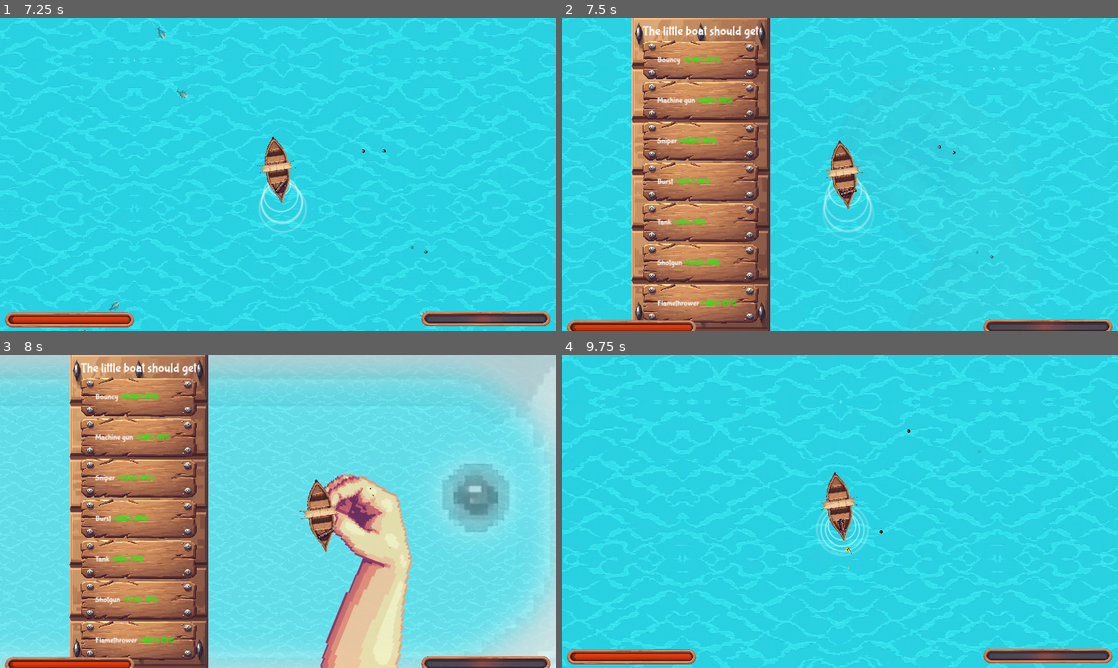
Above: before the commit, frames 1-4 (two rows, left to right).
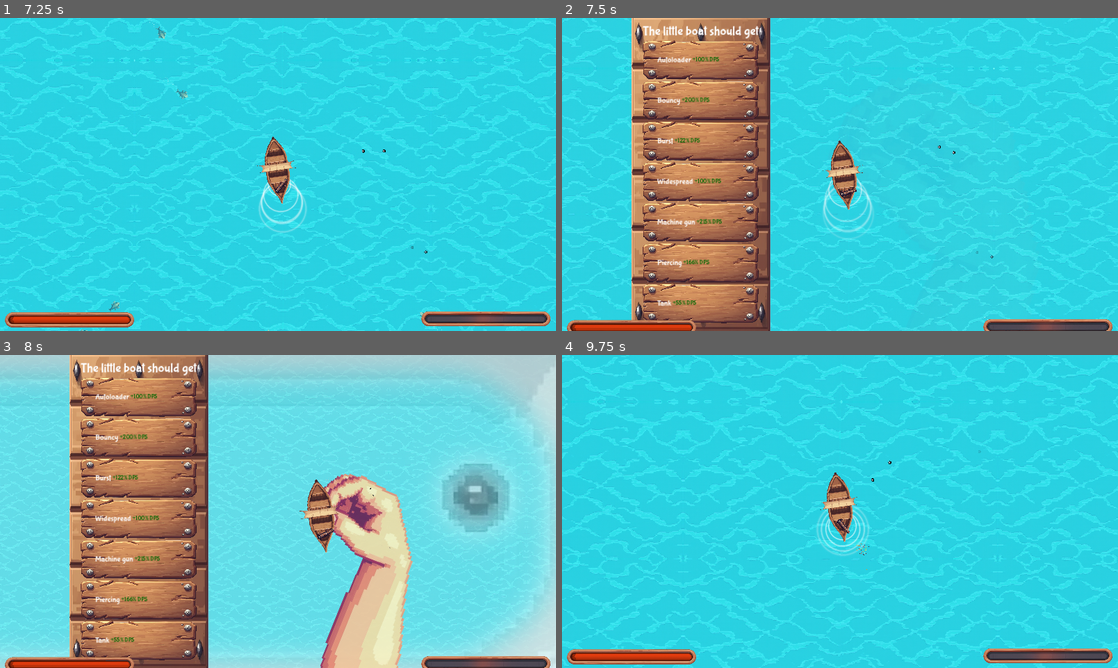
Above: after the commit, the same moments.

Repository: HephaistosForge/OceanDreamer
Game: Godot game, scene res://ui_scenes/main_menu/main_menu.tscn
Two runs of this game, one before a commit and one after it. Both use one fixed random seed, a clock stepped at 60 frames per second and the inputs below. The engine's default icon, where the game draws it, is replaced by a stand-in: a white triangle on a blue panel in a dark square. Sound files missing from this copy of the repository are replaced by a short silence.
Inputs (mouse positions are in pixels of both pictures, inside the frame that each line leads up to):
- Up to frame 1 (7.25 s): click "Play" at 0.5 s; move the mouse to (400, 158) at 1.27 s; hold D (turn_right) 1.28-2 s; hold Space (shoot) 1.28-2 s; click (400, 158) at 1.42 s; drag from (166, 190) to (383, 161) at 2.02 s; move the mouse to (333, 105) at 2.77 s; hold D (turn_right) 2.78-3.5 s; hold Space (shoot) 2.78-3.5 s; drag from (250, 237) to (405, 155) at 3.52 s; move the mouse to (444, 221) at 4.27 s; hold A (turn_left) 4.28-5 s; hold Space (shoot) 4.28-5 s; drag from (111, 127) to (383, 93) at 5.02 s; move the mouse to (305, 174) at 5.77 s; hold S (backward) 5.78-6.5 s; hold Space (shoot) 5.78-6.5 s; click (305, 174) at 5.92 s; drag from (194, 96) to (366, 80) at 6.52 s
- Up to frame 2 (7.5 s): move the mouse to (962, 158) at 7.27 s; hold U (cheat_upgrade) from 7.28 s (still down); hold Space (shoot) from 7.28 s (still down)
- Up to frame 3 (8 s): keep holding U (cheat_upgrade); keep holding Space (shoot)
- Up to frame 4 (9.75 s): release U (cheat_upgrade) at 8 s; release Space (shoot) at 8 s; drag from (701, 395) to (934, 495) at 8.02 s; move the mouse to (895, 442) at 8.77 s; hold S (backward) 8.78-9.5 s; hold Space (shoot) 8.78-9.5 s; drag from (812, 574) to (673, 464) at 9.52 s

Frame 1 is identical in both runs. In frame 2, 1.2% of the frame differs, in the area x 17-32%, y 12-93%; in frame 3, 1.2%; in frame 4, 0.8%.

Commit message:
add some upgrades

Diff:
--- a/entities/enemies/waves/wave_manager.gd
+++ b/entities/enemies/waves/wave_manager.gd
@@ -50,10 +50,10 @@
 	Wave.new([
 		Batch.new(medium, 1, 1, 10000),
 		Batch.new(boss, 1, 1, 2)
-	], DELAY_INSTANT, DISTANCE_BOSS, 21600),
+	], DELAY_INSTANT, DISTANCE_BOSS, 20000),
 	Wave.new([
 		Batch.new(small, 10, 1, 10000),
-	], DELAY_INSTANT, DISTANCE_SHORT, 2000),
+	], DELAY_INSTANT, DISTANCE_FAR, 2000),
 	Wave.new([
 		Batch.new(large, 4, 1, 10000),
 	], DELAY_INSTANT, DISTANCE_MEDIUM, 4000),
--- a/entities/weapons/cannon.gd
+++ b/entities/weapons/cannon.gd
@@ -43,7 +43,8 @@
 func get_spray_angle(spray: int):
 	if stats.spray_count == 1:
 		return global_rotation
-	var range = deg_to_rad(min(75.0, stats.spray_count / 2.0 * 15))
+	var range = deg_to_rad(min(75.0, stats.spray_count / 2.0 * 15)) * stats.spray_angle_factor
+	range = clamp(range, 0, PI)
 	var ratio = spray / float(stats.spray_count-1)
 	return global_rotation - range + range * 2 * ratio
 
--- a/stats/weapons/cannon/base_cannon.tres
+++ b/stats/weapons/cannon/base_cannon.tres
@@ -9,6 +9,7 @@
 clip_delay = "0.5"
 intra_clip_delay = "0.1"
 burst_count = "1"
+spray_angle_factor = "1"
 spray_count = "1"
 modulate = Color(1, 1, 1, 1)
 shot_velocity = "1000"
--- a/stats/weapons/cannon/cannon_stats.gd
+++ b/stats/weapons/cannon/cannon_stats.gd
@@ -9,6 +9,7 @@
 @export var intra_clip_delay = ""
 
 @export var burst_count = ""
+@export var spray_angle_factor = ""
 @export var spray_count = ""
 
 @export var modulate = Color(1, 1, 1, 0)
--- /dev/null
+++ b/stats/weapons/cannon/upgrades/autoloader.tres
@@ -0,0 +1,39 @@
+[gd_resource type="Resource" script_class="EntityStats" load_steps=4 format=3 uid="uid://duiv2wd0mc125"]
+
+[ext_resource type="Script" path="res://stats/weapons/cannon/cannon_stats.gd" id="1_hoxr2"]
+[ext_resource type="Script" path="res://stats/entity_stats.gd" id="1_xpbx2"]
+
+[sub_resource type="Resource" id="Resource_bbc6x"]
+script = ExtResource("1_hoxr2")
+turn_speed = "x*0.8"
+size = ""
+clip_delay = "x*0.5"
+intra_clip_delay = "x*0.6"
+burst_count = ""
+spray_angle_factor = ""
+spray_count = ""
+modulate = Color(1, 1, 1, 0)
+shot_velocity = ""
+shot_damage = ""
+shot_knockback = ""
+shot_size = ""
+shot_range = ""
+shot_bounce_count = ""
+shot_pierce_count = ""
+shot_fragmentate_count = ""
+shot_homingness = ""
+shot_explosiveness = ""
+shot_wiggleness = ""
+shot_mutativeness = ""
+shot_modulate = Color(1, 1, 1, 0)
+upgrades_directory = ""
+
+[resource]
+script = ExtResource("1_xpbx2")
+name = "Autoloader"
+hp = ""
+acceleration = ""
+max_speed = ""
+turn_speed = ""
+size = ""
+weapon = SubResource("Resource_bbc6x")
--- /dev/null
+++ b/stats/weapons/cannon/upgrades/bomba.tres
@@ -0,0 +1,39 @@
+[gd_resource type="Resource" script_class="EntityStats" load_steps=4 format=3 uid="uid://cgd5gftdbnfno"]
+
+[ext_resource type="Script" path="res://stats/entity_stats.gd" id="1_bf6bs"]
+[ext_resource type="Script" path="res://stats/weapons/cannon/cannon_stats.gd" id="2_4a1sx"]
+
+[sub_resource type="Resource" id="Resource_gcn5f"]
+script = ExtResource("2_4a1sx")
+turn_speed = "x*0.5"
+size = "x*1.5"
+clip_delay = "x*2"
+intra_clip_delay = "x*2"
+burst_count = "max(1, x-1)"
+spray_angle_factor = ""
+spray_count = "max(1, x-1)"
+modulate = Color(1, 1, 1, 0)
+shot_velocity = "x*2"
+shot_damage = "x*2"
+shot_knockback = "x*2+1"
+shot_size = "x*2"
+shot_range = "x*0.5"
+shot_bounce_count = ""
+shot_pierce_count = "x+3"
+shot_fragmentate_count = ""
+shot_homingness = ""
+shot_explosiveness = "x+1"
+shot_wiggleness = ""
+shot_mutativeness = ""
+shot_modulate = Color(0, 0, 0, 0.925)
+upgrades_directory = ""
+
+[resource]
+script = ExtResource("1_bf6bs")
+name = "Bomba"
+hp = ""
+acceleration = ""
+max_speed = ""
+turn_speed = ""
+size = ""
+weapon = SubResource("Resource_gcn5f")
--- /dev/null
+++ b/stats/weapons/cannon/upgrades/flechet.tres
@@ -0,0 +1,39 @@
+[gd_resource type="Resource" script_class="EntityStats" load_steps=4 format=3 uid="uid://cc0m6wgcmdj68"]
+
+[ext_resource type="Script" path="res://stats/entity_stats.gd" id="1_6uhct"]
+[ext_resource type="Script" path="res://stats/weapons/cannon/cannon_stats.gd" id="2_hnj10"]
+
+[sub_resource type="Resource" id="Resource_236kw"]
+script = ExtResource("2_hnj10")
+turn_speed = "x*0.7"
+size = ""
+clip_delay = ""
+intra_clip_delay = ""
+burst_count = ""
+spray_angle_factor = "x*0.5"
+spray_count = "max(2, x-1)"
+modulate = Color(1, 1, 1, 0)
+shot_velocity = "x*1.2"
+shot_damage = "x*1.6"
+shot_knockback = ""
+shot_size = ""
+shot_range = "x*1.2"
+shot_bounce_count = ""
+shot_pierce_count = ""
+shot_fragmentate_count = ""
+shot_homingness = ""
+shot_explosiveness = ""
+shot_wiggleness = ""
+shot_mutativeness = ""
+shot_modulate = Color(1, 1, 1, 0)
+upgrades_directory = ""
+
+[resource]
+script = ExtResource("1_6uhct")
+name = "Flechete"
+hp = ""
+acceleration = ""
+max_speed = ""
+turn_speed = ""
+size = ""
+weapon = SubResource("Resource_236kw")
--- /dev/null
+++ b/stats/weapons/cannon/upgrades/widespread.tres
@@ -0,0 +1,39 @@
+[gd_resource type="Resource" script_class="EntityStats" load_steps=4 format=3 uid="uid://dtn317tqd0fyi"]
+
+[ext_resource type="Script" path="res://stats/weapons/cannon/cannon_stats.gd" id="1_ve4mc"]
+[ext_resource type="Script" path="res://stats/entity_stats.gd" id="1_wbjbb"]
+
+[sub_resource type="Resource" id="Resource_gkysb"]
+script = ExtResource("1_ve4mc")
+turn_speed = "x*1.2"
+size = ""
+clip_delay = ""
+intra_clip_delay = ""
+burst_count = ""
+spray_angle_factor = "x*1.8"
+spray_count = "x+1"
+modulate = Color(1, 1, 1, 0)
+shot_velocity = "x*1.2"
+shot_damage = ""
+shot_knockback = ""
+shot_size = ""
+shot_range = ""
+shot_bounce_count = ""
+shot_pierce_count = ""
+shot_fragmentate_count = ""
+shot_homingness = ""
+shot_explosiveness = ""
+shot_wiggleness = ""
+shot_mutativeness = ""
+shot_modulate = Color(1, 1, 1, 0)
+upgrades_directory = ""
+
+[resource]
+script = ExtResource("1_wbjbb")
+name = "Widespread"
+hp = ""
+acceleration = ""
+max_speed = ""
+turn_speed = ""
+size = ""
+weapon = SubResource("Resource_gkysb")
--- a/ui_scenes/ingame_ui/upgrade_item.gd
+++ b/ui_scenes/ingame_ui/upgrade_item.gd
@@ -18,7 +18,7 @@
 	var increase = new_dps / curr_dps * 100 - 100
 	var sign = "+" if increase > 0 else ""
 	dps_label.text = sign + str(int(increase)) + "% DPS"
-	dps_label.modulate = Color.GREEN if increase > 0 else Color.RED
+	dps_label.modulate = Color.DARK_GREEN if increase > 0 else Color.RED
 
 func _on_mouse_click(event: InputEvent) -> void:
 	if event is InputEventMouseButton and event.pressed:
--- a/ui_scenes/ingame_ui/upgrade_item.tscn
+++ b/ui_scenes/ingame_ui/upgrade_item.tscn
@@ -10,6 +10,9 @@
 
 [sub_resource type="LabelSettings" id="LabelSettings_qxfkr"]
 font_size = 28
+
+[sub_resource type="LabelSettings" id="LabelSettings_wkhoh"]
+font_size = 20
 
 [node name="UpgradeItem" type="PanelContainer"]
 theme = ExtResource("1_gvckj")
@@ -40,7 +43,7 @@
 [node name="DPS" type="Label" parent="MarginContainer/HBoxContainer"]
 layout_mode = 2
 text = "20% more damage"
-label_settings = SubResource("LabelSettings_qxfkr")
+label_settings = SubResource("LabelSettings_wkhoh")
 
 [connection signal="gui_input" from="." to="." method="_on_mouse_click"]
 [connection signal="mouse_entered" from="." to="." method="_on_mouse_entered"]
Not shown: 1 places in ui_scenes/ingame_ui/upgrade_item.tscn that only renumber resources
Not shown, changed: plot.py
